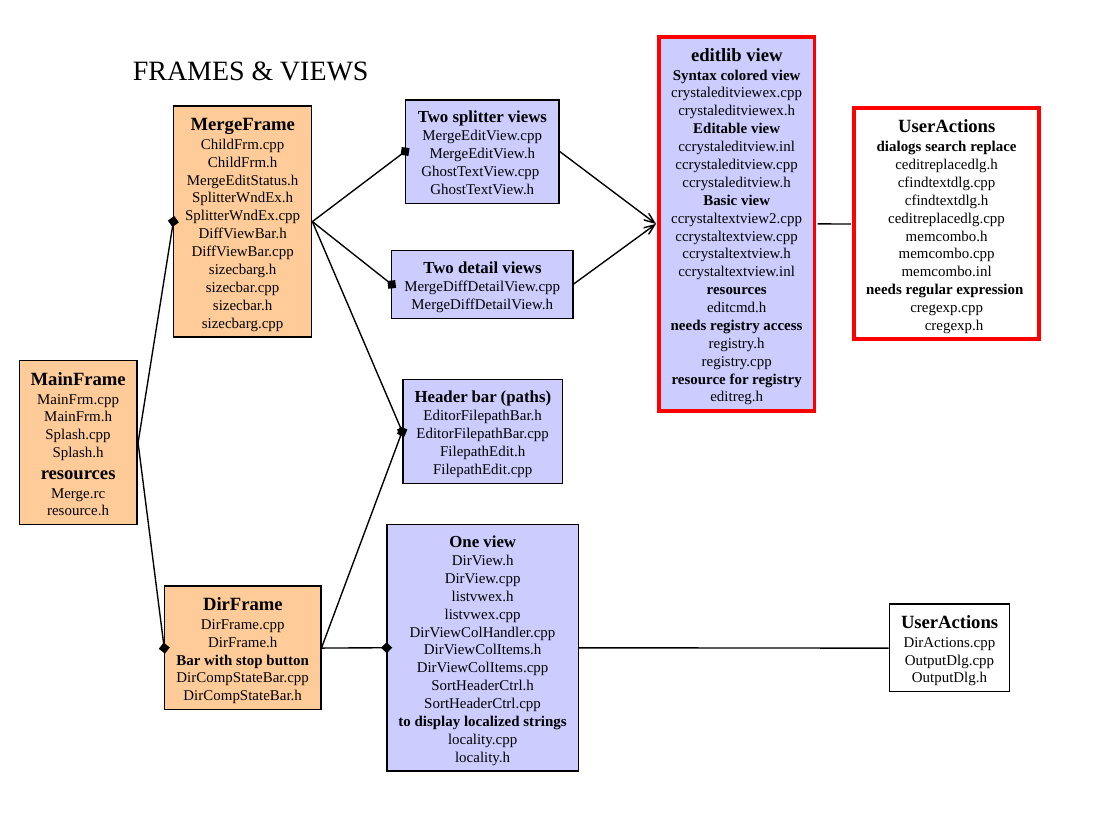
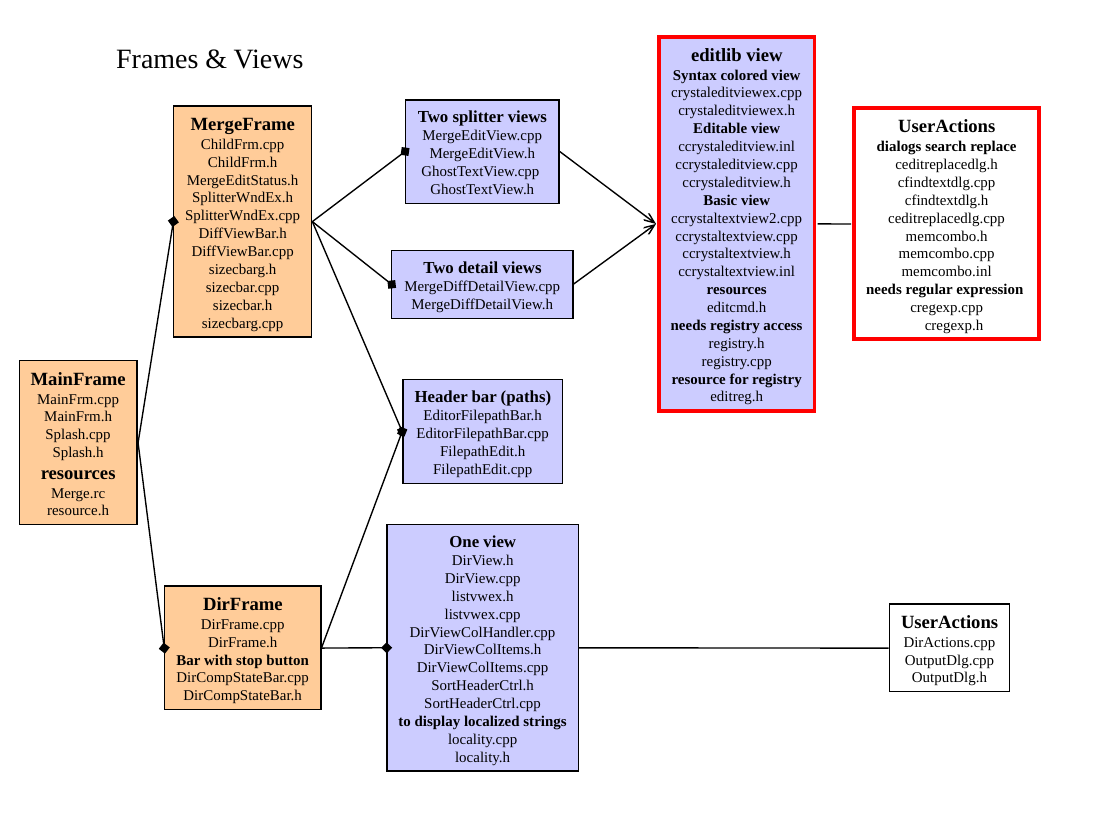
Before and after one commit to sandboxorg/winmerge, a slide deck: slide 2 of Docs/Developers/WinMerge files.ppt. Drawn at 1120x840 pixels with LibreOffice and Linux fonts; fonts in the diff are those of the drawing. Boxes give left, top, right and bottom in pixels: in the first picture for what was removed or moved away, otherwise in the second. Text is boxed around its words. In the diff, an @@ line names an element or a change of style, - is before the commit and + after.

```diff
--- a/Docs/Developers/WinMerge files.ppt
+++ b/Docs/Developers/WinMerge files.ppt
@@ title at [116, 49, 304, 69]: text changed @@
-FRAMES & VIEWS
+Frames & Views
```
Also in this commit, not shown: 2 other slides changed.
